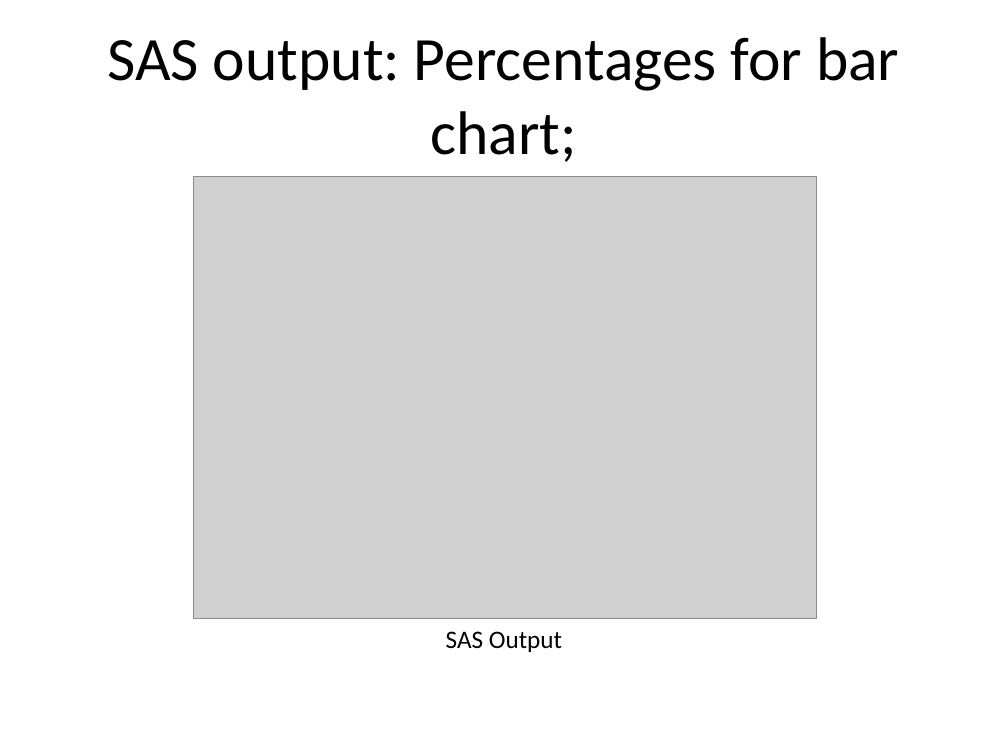
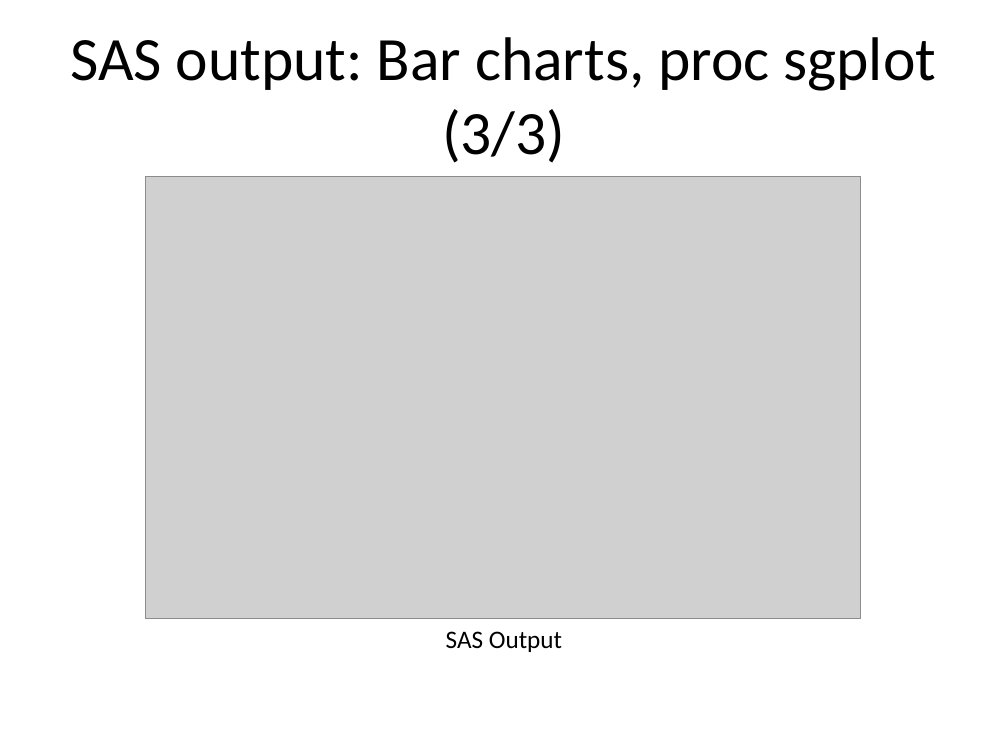
Before and after one commit to pmean/introduction-to-SAS, a slide deck: slide 23 of results/m04-slides-and-speaker-notes.pptx (slide 18 before the commit). Drawn at 1008x756 pixels with LibreOffice and Linux fonts; fonts in the diff are those of the drawing; grey boxes stand for pictures. Boxes give left, top, right and bottom in pixels: in the first picture for what was removed or moved away, otherwise in the second. Text is boxed around its words. In the diff, an @@ line names an element or a change of style, - is before the commit and + after.

```diff
--- a/results/m04-slides-and-speaker-notes.pptx
+++ b/results/m04-slides-and-speaker-notes.pptx
@@ title at [70, 37, 937, 163]: text changed @@
-SAS output: Percentages for bar chart;
+SAS output: Bar charts, proc sgplot (3/3)
@@ picture: place and size @@
-picture at [194, 176, 816, 619]
+picture at [145, 176, 861, 619]
```
Also in this commit, not shown: 32 other slides changed, 14 slides added, 2 slides removed, 27 other files.
